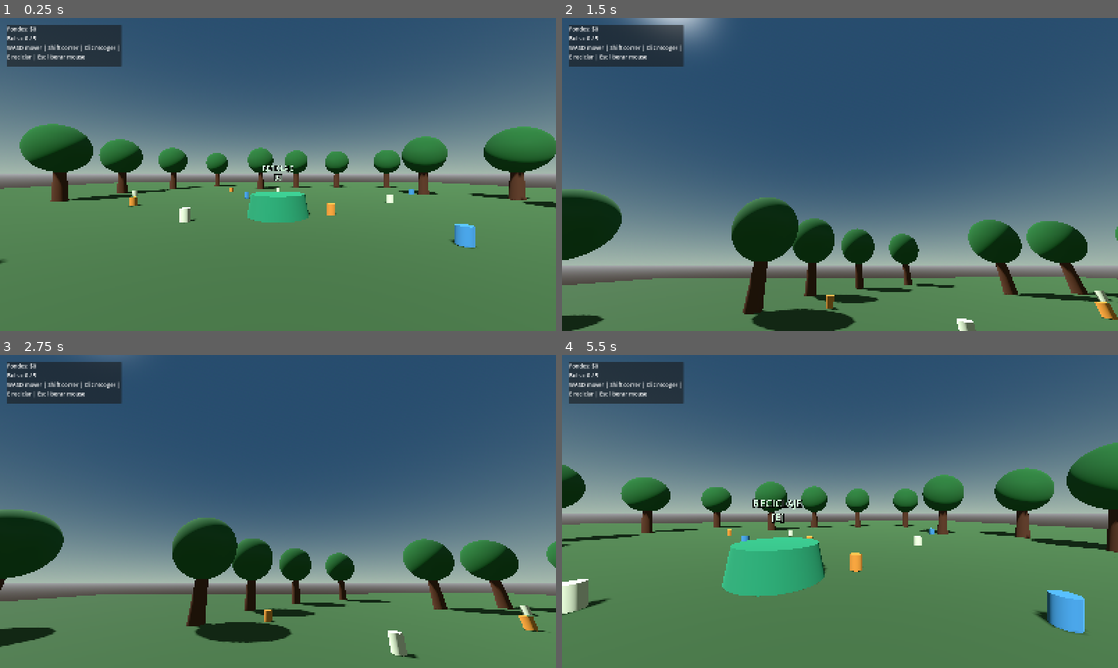
Above: before the commit, frames 1-4 (two rows, left to right).
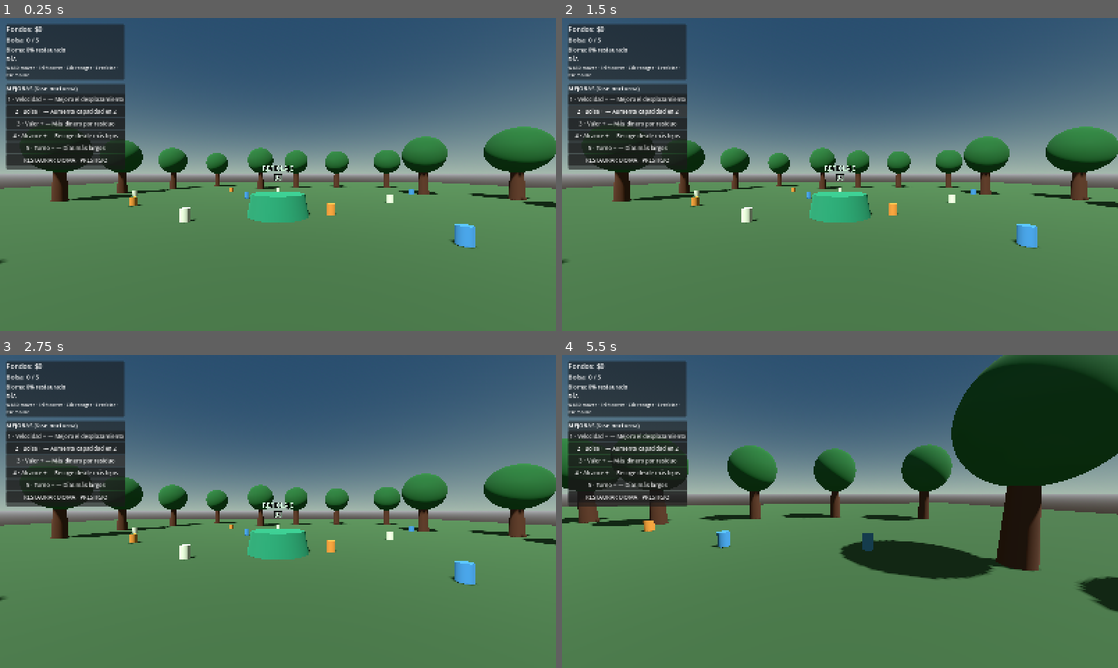
Above: after the commit, the same moments.

Repository: Tomardosama/verdevivo
Game: Godot game, scene res://scenes/main/main.tscn
The game is run twice, just before and just after one commit, with the same random seed, the same clock (stepped at 60 frames per second) and the same inputs.
Inputs (mouse positions are in pixels of both pictures, inside the frame that each line leads up to):
- Up to frame 1 (0.25 s): no input
- Up to frame 2 (1.5 s): click (628, 99) at 0.5 s, where only the run after the commit has a clickable "1 · Velocidad + — Mejora el d…"; click (628, 111) at 1.25 s, where only the run after the commit has a clickable "2 · Bolsa + — Aumenta capacid…"
- Up to frame 3 (2.75 s): click (66, 461) at 2 s, where only the run after the commit has a clickable "3 · Valor + — Más dinero por …"
- Up to frame 4 (5.5 s): click (628, 473) at 2.75 s, where only the run after the commit has a clickable "4 · Alcance + — Recoge desde …"; click (628, 486) at 3.5 s, where only the run after the commit has a clickable "5 · Turno + — Días más largos"; click (628, 495) at 4.25 s, where only the run after the commit has a clickable "RESTAURAR BIOMA · PRESTIGIO"; tap Enter at 5 s; move the mouse to (867, 511) at 5.02 s; hold W (move_forward) from 5.03 s (still down); tap E (deposit) at 5.1 s; click (867, 511) at 5.17 s

The runs differ from the first frame. In frame 1, 7.0% of the frame differs, in the area x 1-23%, y 1-49%; in frame 2, 64%, in the area x 0-100%, y 0-100%; in frame 3, 56%; in frame 4, 43%.

Commit message:
Expand TRush gameplay and progression: scripts/ui/hud.gd

Diff:
--- a/scripts/ui/hud.gd
+++ b/scripts/ui/hud.gd
@@ -1,41 +1,89 @@
 extends CanvasLayer
 class_name TRushHUD
 
+signal upgrade_requested(upgrade_id: String)
+signal prestige_requested
+
 var money_label: Label
 var bag_label: Label
-var help_label: Label
+var progress_label: Label
+var phase_label: Label
 var message_label: Label
+var upgrade_box: VBoxContainer
+var upgrade_buttons: Array[Button] = []
 
 func _ready() -> void:
 	var panel := PanelContainer.new()
-	panel.position = Vector2(20, 20)
-	panel.custom_minimum_size = Vector2(330, 120)
+	panel.position = Vector2(18, 18)
+	panel.custom_minimum_size = Vector2(340, 160)
 	add_child(panel)
 	var layout := VBoxContainer.new()
 	panel.add_child(layout)
-	money_label = Label.new()
-	money_label.text = "Fondos: $0"
-	bag_label = Label.new()
-	bag_label.text = "Bolsa: 0 / 5"
-	help_label = Label.new()
-	help_label.text = "WASD mover | Shift correr | Clic recoger | E reciclar | Esc liberar mouse"
-	help_label.autowrap_mode = TextServer.AUTOWRAP_WORD_SMART
+	money_label = _make_label("Fondos: $0", 20)
+	bag_label = _make_label("Bolsa: 0 / 5", 18)
+	progress_label = _make_label("Bioma: 0% restaurado", 16)
+	phase_label = _make_label("DÍA", 16)
 	layout.add_child(money_label)
 	layout.add_child(bag_label)
-	layout.add_child(help_label)
-	message_label = Label.new()
-	message_label.position = Vector2(20, 155)
-	message_label.add_theme_font_size_override("font_size", 22)
+	layout.add_child(progress_label)
+	layout.add_child(phase_label)
+	var help := _make_label("WASD mover · Shift correr · Clic recoger · E reciclar · Esc mouse", 13)
+	help.autowrap_mode = TextServer.AUTOWRAP_WORD_SMART
+	layout.add_child(help)
+
+	var right_panel := PanelContainer.new()
+	right_panel.position = Vector2(18, 190)
+	right_panel.custom_minimum_size = Vector2(340, 245)
+	add_child(right_panel)
+	upgrade_box = VBoxContainer.new()
+	right_panel.add_child(upgrade_box)
+	upgrade_box.add_child(_make_label("MEJORAS (fase nocturna)", 17))
+	var upgrade_data := [
+		["speed", "1 · Velocidad +", "Mejora el desplazamiento"],
+		["capacity", "2 · Bolsa +", "Aumenta capacidad en 2"],
+		["value", "3 · Valor +", "Más dinero por residuo"],
+		["range", "4 · Alcance +", "Recoge desde más lejos"],
+		["day", "5 · Turno +", "Días más largos"]
+	]
+	for item in upgrade_data:
+		var button := Button.new()
+		button.text = "%s — %s" % [item[1], item[2]]
+		button.pressed.connect(_on_upgrade_pressed.bind(item[0]))
+		upgrade_box.add_child(button)
+		upgrade_buttons.append(button)
+	var prestige_button := Button.new()
+	prestige_button.text = "RESTAURAR BIOMA · PRESTIGIO"
+	prestige_button.pressed.connect(func(): prestige_requested.emit())
+	upgrade_box.add_child(prestige_button)
+	message_label = _make_label("", 22)
+	message_label.position = Vector2(380, 24)
+	message_label.add_theme_color_override("font_color", Color(0.9, 1.0, 0.82))
 	add_child(message_label)
 
+func _make_label(value: String, font_size: int) -> Label:
+	var label := Label.new()
+	label.text = value
+	label.add_theme_font_size_override("font_size", font_size)
+	return label
+
+func _on_upgrade_pressed(upgrade_id: String) -> void:
+	upgrade_requested.emit(upgrade_id)
+
 func update_bag(current: int, capacity: int) -> void:
-	if bag_label:
-		bag_label.text = "Bolsa: %d / %d" % [current, capacity]
+	bag_label.text = "Bolsa: %d / %d" % [current, capacity]
 
 func update_money(amount: int) -> void:
-	if money_label:
-		money_label.text = "Fondos: $%d" % amount
+	money_label.text = "Fondos: $%d" % amount
+
+func update_progress(percent: int) -> void:
+	progress_label.text = "Bioma: %d%% restaurado" % percent
+
+func update_phase(is_day: bool, seconds_left: int) -> void:
+	phase_label.text = "%s · %02d:%02d" % ["DÍA" if is_day else "NOCHE", seconds_left / 60, seconds_left % 60]
+
+func set_upgrade_access(enabled: bool) -> void:
+	for button in upgrade_buttons:
+		button.disabled = not enabled
 
 func show_message(message: String) -> void:
-	if message_label:
-		message_label.text = message
+	message_label.text = message
